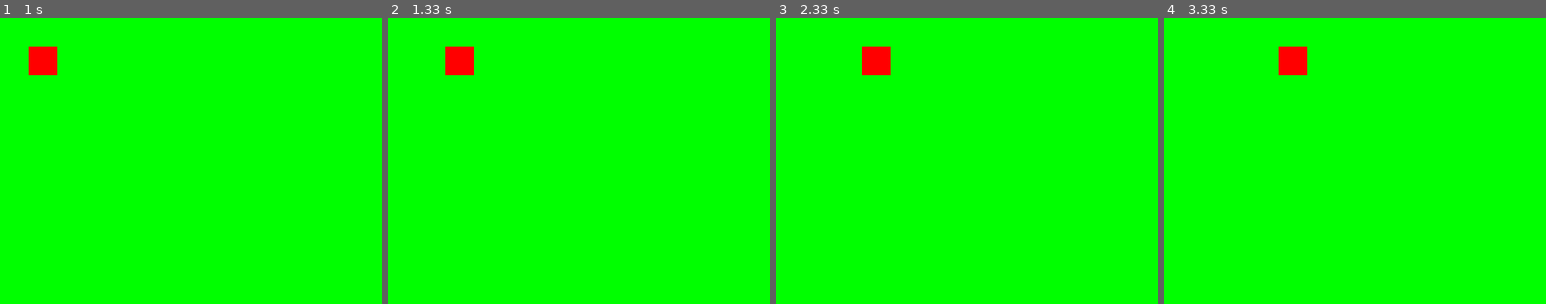
Above: before the commit, frames 1-4 (left to right).
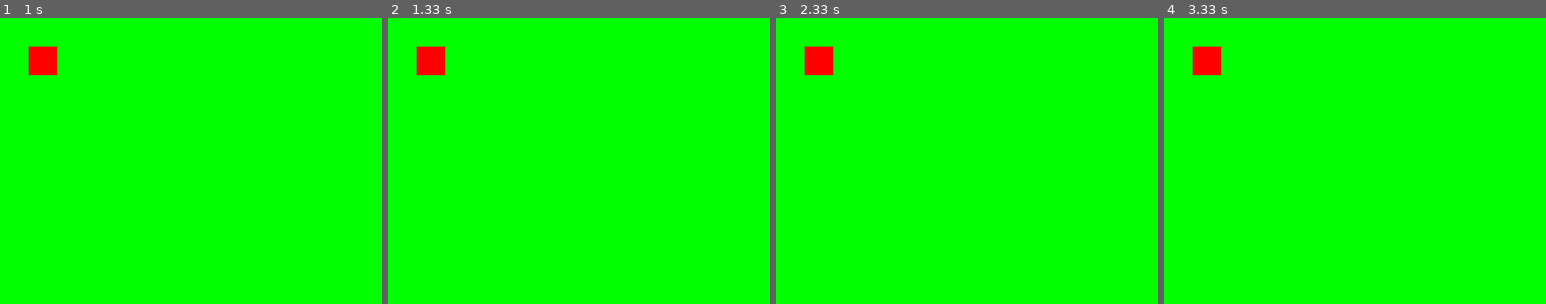
Above: after the commit, the same moments.

Repository: yenng/pygame_learning
Game: pygame game, started from pygame_try.py
The game is run twice, just before and just after one commit, with the same random seed, the same clock (stepped at 60 frames per second) and the same inputs.
Inputs:
- Up to frame 1 (1 s): no input
- Up to frame 2 (1.33 s): no input
- Up to frame 3 (2.33 s): no input
- Up to frame 4 (3.33 s): no input
The pictures show only the part of the screen within x 0-50%, y 0-50%; the shares and areas given below are measured in that part.

Frame 1 is identical in both runs. In frame 2, 1.5% of the frame differs, in the area x 7-23%, y 10-20%; in frame 3, 1.5%; in frame 4, 1.5%.

Commit message:
Change to move rect with keyboard control.

Diff:
--- a/pygame_try.py
+++ b/pygame_try.py
@@ -26,8 +26,31 @@
     def move_square(self):
         pass
 
+    def handle_keys(self):
+        """Handle when key pressed"""
+        #https://www.pygame.org/docs/ref/key.html
+        key = self.pygame.key.get_pressed()
+
+        # Close the program if escape is pressed.
+        if key[pygame.K_ESCAPE]:
+            return False
+
+
+
+        return True
+
 
     def main(self):
+        run = True
+        while run:
+            self.pygame.event.get()
+            run = self.handle_keys()
+
+        self.pygame.display.quit()
+        self.pygame.QUIT
+
+
+    def main_back(self):
         """"""
         while self.player.x < self.screen.get_width():
             self.pygame.event.pump()
@@ -42,11 +65,13 @@
             self.pygame.draw.rect(self.screen, self.red, self.player, 0)
             self.pygame.display.update()
 
+        self.pygame.display.quit()
         self.pygame.QUIT
 
 
 if __name__ == "__main__":
     game = GuidyGonzales()
+    #game.main_back()
     game.main()
 
 
